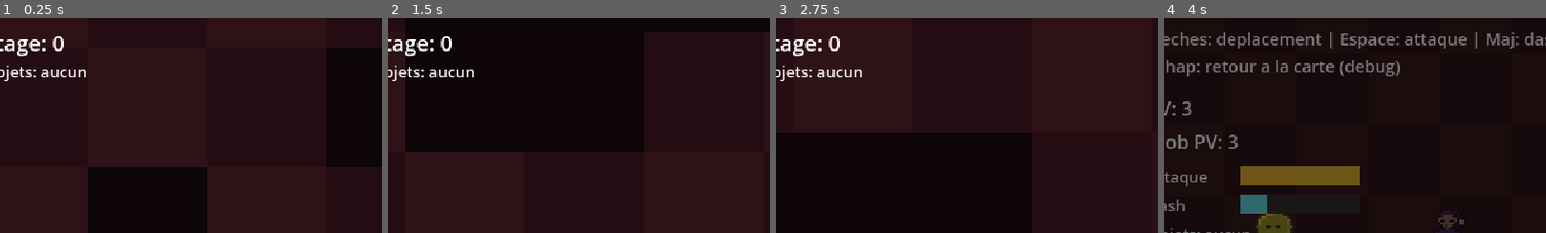
Above: before the commit, frames 1-4 (left to right).
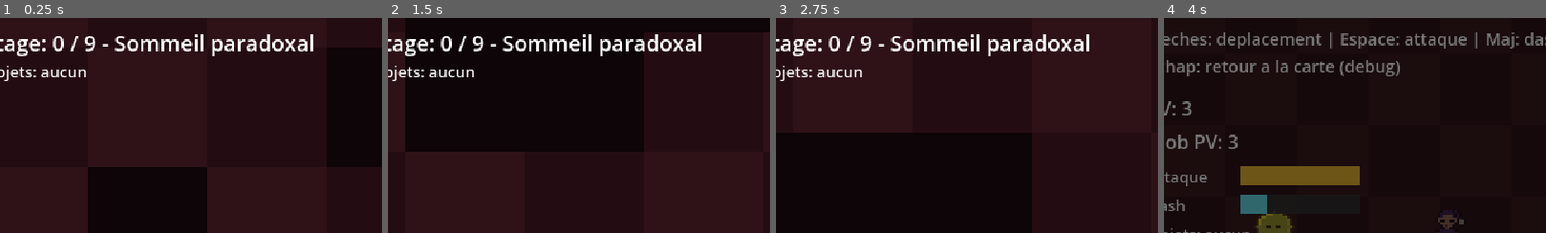
Above: after the commit, the same moments.

Repository: Fairywatch/projet-roguelike
Game: Godot game, scene res://scenes/exploration/Map.tscn
Same seed, same stepped clock (60 frames per second), same inputs: the game is played once before the commit and once after it.
Inputs:
- Up to frame 1 (0.25 s): no input
- Up to frame 2 (1.5 s): tap Enter at 0.5 s; hold Right (ui_right) 0.53-1.28 s; hold Shift 0.53-1.28 s; tap Space at 0.77 s; hold Down (ui_down) from 1.28 s (still down); tap E at 1.35 s
- Up to frame 3 (2.75 s): tap Space at 1.52 s; release Down (ui_down) at 2.03 s; hold Right (ui_right) from 2.03 s (still down); hold Shift from 2.03 s (still down)
- Up to frame 4 (4 s): release Right (ui_right) at 2.78 s; release Shift at 2.78 s; hold Up (ui_up) 2.78-3.53 s; tap E at 2.85 s; tap Space at 3.02, 3.77 s; hold Left (ui_left) from 3.53 s (still down); hold Shift from 3.53 s (still down)
The pictures show only the part of the screen within x 4-54%, y 0-50%; the shares and areas given below are measured in that part.

The runs differ from the first frame. In frame 1, 2.0% of the frame differs, in the area x 18-82%, y 7-18%; in frame 2, 2.0%; in frame 3, 2.0%; in frame 4, nothing differs.

Commit message:
Add difficulty curve, per-family encounter rate and tower end
Mobs scale with the floor number (depth for negative floors) plus a
bonus on deep-sleep floors, per the GDD's difficulty section. HP scales
linearly, speed and attack cadence more gently; telegraph durations are
left untouched to keep patterns readable at every tier.

Deep-sleep floors trigger encounters more often than paradoxal ones.
Towers now have 10 floors: taking the exit on the last one wakes the
dreamer up, ending the run and starting a fresh night.

Co-Authored-By: Claude Opus 5.5 <noreply@anthropic.com>

Diff:
--- a/autoload/game_state.gd
+++ b/autoload/game_state.gd
@@ -3,6 +3,9 @@
 const DEATH_SETBACK_FLOORS := 5
 const MIN_FLOOR_INDEX := -10
 const ACTIVE_MAX_CHARGES := 3
+const TOWER_FLOOR_COUNT := 10
+const DIFFICULTY_PER_FLOOR := 0.08
+const PROFOND_DIFFICULTY_BONUS := 0.15
 
 var return_map_path := "res://scenes/exploration/Map.tscn"
 var return_position: Vector2 = Vector2.ZERO
@@ -25,6 +28,26 @@
 			"intensity": randi() % 2,
 		}
 	return floor_data_by_index[index]
+
+func current_floor() -> Dictionary:
+	return get_or_create_floor_data(floor_index)
+
+# Palier (numero d'etage, profondeur comprise pour les etages negatifs) + surcouche de type.
+func difficulty() -> float:
+	var family: int = current_floor()["family"]
+	var bonus := PROFOND_DIFFICULTY_BONUS if family == FloorGenerator.Family.PROFOND else 0.0
+	return 1.0 + abs(floor_index) * DIFFICULTY_PER_FLOOR + bonus
+
+func is_last_floor() -> bool:
+	return floor_index == TOWER_FLOOR_COUNT - 1
+
+func complete_tower() -> void:
+	floor_data_by_index.clear()
+	floor_index = 0
+	negative_dive_available = true
+	return_position = Vector2.ZERO
+	reset_run_items()
+	pending_message = "Le reveur se reveille... Nuit terminee ! Une nouvelle nuit commence."
 
 func advance_floor() -> void:
 	floor_index += 1
--- a/scenes/exploration/Map.tscn
+++ b/scenes/exploration/Map.tscn
@@ -31,7 +31,7 @@
 [node name="FloorLabel" type="Label" parent="UI"]
 offset_left = 12
 offset_top = 8
-offset_right = 200
+offset_right = 420
 offset_bottom = 32
 theme_override_font_sizes/font_size = 18
 text = "Etage: 1"
--- a/scripts/combat/base_mob.gd
+++ b/scripts/combat/base_mob.gd
@@ -42,6 +42,13 @@
 	bigger_shape.size = Vector2(56, 56)
 	$CollisionShape2D.shape = bigger_shape
 	$Hurtbox/CollisionShape2D.shape = bigger_shape
+
+# Les telegraphes ne sont pas touches : la lisibilite reste la meme a tous les paliers.
+func apply_difficulty(mult: float) -> void:
+	hp = ceili(hp * mult)
+	var tempo := sqrt(mult)
+	chase_speed *= tempo
+	cooldown_duration /= tempo
 
 func _physics_process(_delta: float) -> void:
 	if state == State.DEAD or player == null:
--- a/scripts/combat/combat_arena.gd
+++ b/scripts/combat/combat_arena.gd
@@ -48,6 +48,8 @@
 
 	if GameState.guardian_fight:
 		mob.empower_as_guardian()
+	mob.apply_difficulty(GameState.difficulty())
+	if GameState.guardian_fight:
 		mob_label.text = "Gardien PV: %d" % mob.hp
 	else:
 		mob_label.text = "Mob PV: %d" % mob.hp
--- a/scripts/exploration/floor_exit.gd
+++ b/scripts/exploration/floor_exit.gd
@@ -26,6 +26,8 @@
 		GameState.complete_negative_run()
 	elif going_down:
 		GameState.descend_floor()
+	elif GameState.is_last_floor():
+		GameState.complete_tower()
 	else:
 		GameState.advance_floor()
 	SceneTransition.change_scene(GameState.return_map_path)
--- a/scripts/exploration/map.gd
+++ b/scripts/exploration/map.gd
@@ -1,6 +1,8 @@
 extends Node2D
 
-const ENCOUNTER_CHANCE := 0.05
+const ENCOUNTER_CHANCE_PARADOXAL := 0.04
+const ENCOUNTER_CHANCE_PROFOND := 0.07
+const FAMILY_NAMES := ["Sommeil paradoxal", "Sommeil profond"]
 const FloorExitScene := preload("res://scenes/exploration/FloorExit.tscn")
 
 @onready var player: CharacterBody2D = $Player
@@ -12,6 +14,8 @@
 @onready var message_label: Label = $UI/MessageLabel
 @onready var items_label: Label = $UI/ItemsLabel
 
+var encounter_chance := ENCOUNTER_CHANCE_PARADOXAL
+
 func _ready() -> void:
 	var floor_meta := GameState.get_or_create_floor_data(GameState.floor_index)
 
@@ -22,7 +26,8 @@
 	_build_walls(floor_data)
 	background.setup(floor_data.floor_cells, FloorGenerator.GRID_WIDTH, FloorGenerator.GRID_HEIGHT, floor_meta["intensity"])
 	_spawn_floor_exit(floor_data)
-	floor_label.text = "Etage: %d" % GameState.floor_index
+	floor_label.text = "Etage: %d / %d - %s" % [GameState.floor_index, GameState.TOWER_FLOOR_COUNT - 1, FAMILY_NAMES[floor_meta["family"]]]
+	encounter_chance = ENCOUNTER_CHANCE_PROFOND if floor_meta["family"] == FloorGenerator.Family.PROFOND else ENCOUNTER_CHANCE_PARADOXAL
 	items_label.text = GameState.inventory_summary()
 
 	if GameState.return_position != Vector2.ZERO:
@@ -71,7 +76,7 @@
 func _on_encounter_timer_timeout() -> void:
 	if player.frozen or player.velocity.length() < 10.0:
 		return
-	if randf() < ENCOUNTER_CHANCE:
+	if randf() < encounter_chance:
 		_trigger_encounter()
 
 func _trigger_encounter() -> void:
--- /dev/null
+++ b/tests/test_difficulty.gd
@@ -0,0 +1,35 @@
+# Lancer : godot --headless --path . --script res://tests/test_difficulty.gd
+extends SceneTree
+
+func _initialize() -> void:
+	var gs = root.get_node("GameState")
+
+	gs.floor_index = 0
+	gs.floor_data_by_index[0] = {"seed": 1, "family": FloorGenerator.Family.PARADOXAL, "intensity": 0}
+	assert(is_equal_approx(gs.difficulty(), 1.0))
+	gs.floor_data_by_index[0]["family"] = FloorGenerator.Family.PROFOND
+	var profond_0: float = gs.difficulty()
+	assert(profond_0 > 1.0)
+
+	gs.floor_index = 8
+	gs.floor_data_by_index[8] = {"seed": 1, "family": FloorGenerator.Family.PARADOXAL, "intensity": 0}
+	assert(gs.difficulty() > profond_0)
+	gs.floor_index = -3
+	gs.floor_data_by_index[-3] = {"seed": 1, "family": FloorGenerator.Family.PARADOXAL, "intensity": 0}
+	assert(gs.difficulty() > 1.0)
+
+	var mob = load("res://scenes/combat/OmbreRampante.tscn").instantiate()
+	root.add_child(mob)
+	var telegraph: float = mob.telegraph_duration
+	mob.apply_difficulty(2.0)
+	assert(mob.hp == 6)
+	assert(mob.telegraph_duration == telegraph)
+
+	gs.floor_index = gs.TOWER_FLOOR_COUNT - 1
+	assert(gs.is_last_floor())
+	gs.add_passive_item("plume_de_reve")
+	gs.complete_tower()
+	assert(gs.floor_index == 0 and gs.passive_items.is_empty() and gs.floor_data_by_index.is_empty())
+
+	print("test_difficulty OK")
+	quit()
Not shown, added: tests/test_difficulty.gd.uid
